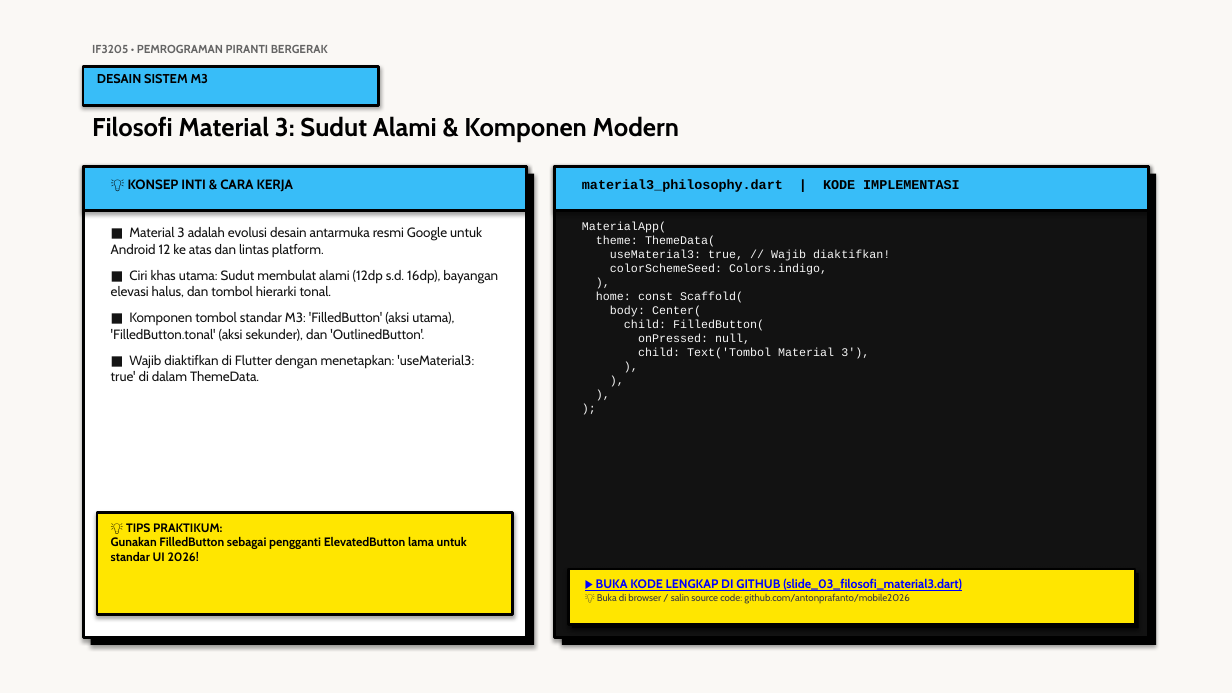
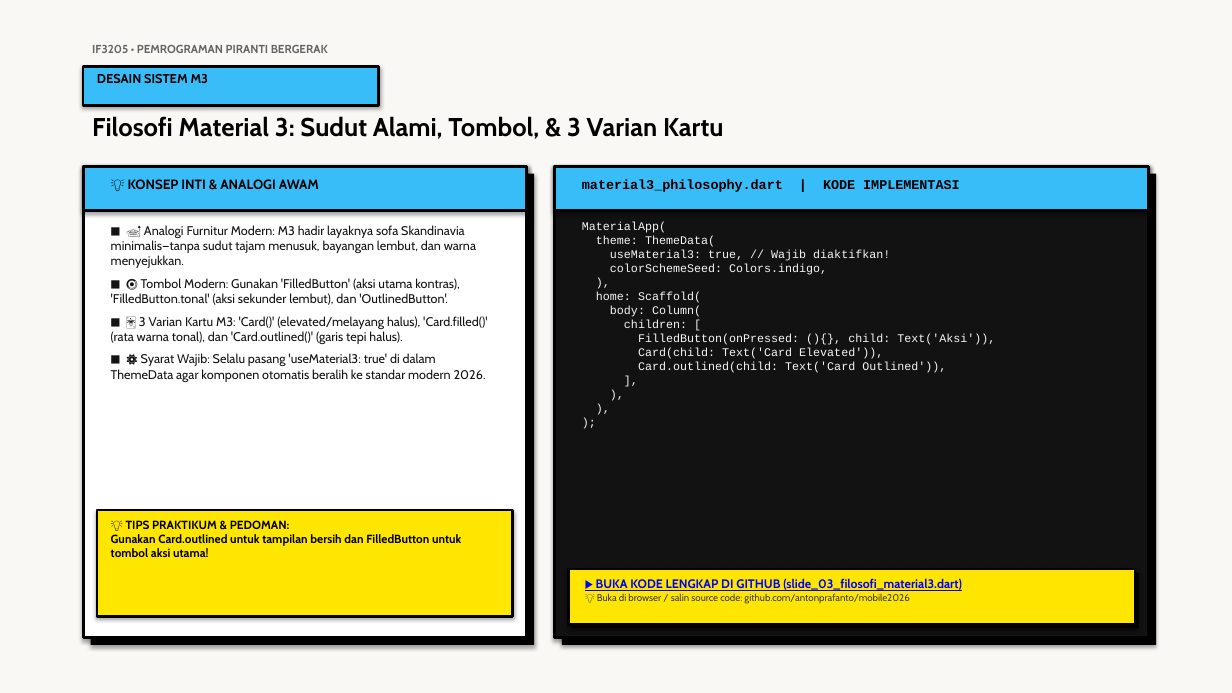
Before and after one commit to antonprafanto/mobile2026, a slide deck: slide 3 of 03_slide_presentasi/PERTEMUAN_05_Material3_dan_Responsive_UI.pptx. Drawn at 1232x693 pixels with LibreOffice and Linux fonts; fonts in the diff are those of the drawing. Boxes give left, top, right and bottom in pixels: in the first picture for what was removed or moved away, otherwise in the second. Text is boxed around its words. In the diff, an @@ line names an element or a change of style, - is before the commit and + after.

Commit message:
feat(p05): perkuat analogi membumi, kartu M3, dan dokumen kerangka kerja courseware

```diff
--- a/03_slide_presentasi/PERTEMUAN_05_Material3_dan_Responsive_UI.pptx
+++ b/03_slide_presentasi/PERTEMUAN_05_Material3_dan_Responsive_UI.pptx
@@ text at (92,116,723,139): text changed @@
-Filosofi Material 3: Sudut Alami & Komponen Modern
+Filosofi Material 3: Sudut Alami, Tombol, & 3 Varian Kartu
@@ text at (128,179,319,189): text changed @@
-💡 KONSEP INTI & CARA KERJA
+💡 KONSEP INTI & ANALOGI AWAM
@@ text at (111,225,487,382): text changed; size 10.5 to 9.8 pt @@
-■ Material 3 adalah evolusi desain antarmuka resmi Google untuk Android 12 ke atas dan lintas platform.
-■ Ciri khas utama: Sudut membulat alami (12dp s.d. 16dp), bayangan elevasi halus, dan tombol hierarki tonal.
-■ Komponen tombol standar M3: 'FilledButton' (aksi utama), 'FilledButton.tonal' (aksi sekunder), dan 'OutlinedButton'.
-■ Wajib diaktifkan di Flutter dengan menetapkan: 'useMaterial3: true' di dalam ThemeData.
+■ 🛋️ Analogi Furnitur Modern: M3 hadir layaknya sofa Skandinavia minimalis—tanpa sudut tajam menusuk, bayangan lembut, dan warna menyejukkan.
+■ 🔘 Tombol Modern: Gunakan 'FilledButton' (aksi utama kontras), 'FilledButton.tonal' (aksi sekunder lembut), dan 'OutlinedButton'.
+■ 🃏 3 Varian Kartu M3: 'Card()' (elevated/melayang halus), 'Card.filled()' (rata warna tonal), dan 'Card.outlined()' (garis tepi halus).
+■ ⚙️ Syarat Wajib: Selalu pasang 'useMaterial3: true' di dalam ThemeData agar komponen otomatis beralih ke standar modern 2026.
@@ text at (582,222,995,373): text changed @@
-MaterialApp(
-theme: ThemeData(
-useMaterial3: true, // Wajib diaktifkan!
-colorSchemeSeed: Colors.indigo,
-),
-home: const Scaffold(
-body: Center(
-child: FilledButton(
-onPressed: null,
-child: Text('Tombol Material 3'),
-),
-),
-),
-);
+MaterialApp(
+theme: ThemeData(
+useMaterial3: true, // Wajib diaktifkan!
+colorSchemeSeed: Colors.indigo,
+),
+home: Scaffold(
+body: Column(
+children: [
+FilledButton(onPressed: (){}, child: Text('Aksi')),
+Card(child: Text('Card Elevated')),
+Card.outlined(child: Text('Card Outlined')),
+],
+),
+),
+);
@@ text at (111,520,461,557): text changed; size 9.5 to 9.2 pt @@
-💡 TIPS PRAKTIKUM:
-Gunakan FilledButton sebagai pengganti ElevatedButton lama untuk standar UI 2026!
+💡 TIPS PRAKTIKUM & PEDOMAN:
+Gunakan Card.outlined untuk tampilan bersih dan FilledButton untuk tombol aksi utama!
```
Also in this commit, not shown: 15 other slides changed, 4 other files.
